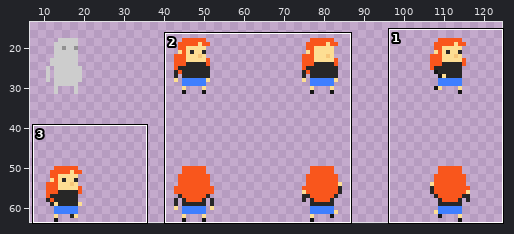
Sprite sheet -- src/sprites/veronica.png. The picture above shows the old version from afar; the outline marks the close-up.
Close-up. Before the edit:
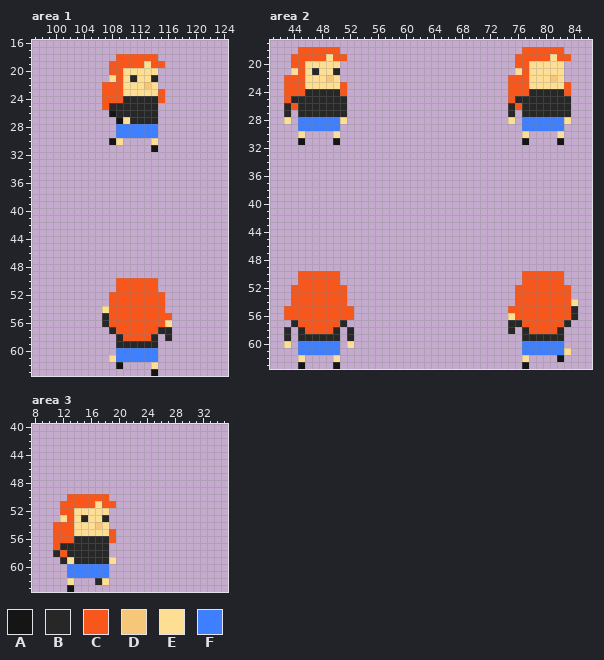
The file is 128x64 pixels. Shown: area 1: x 97..124, y 16..63; area 2: x 41..86, y 17..63; area 3: x 8..35, y 40..63. The wide view leaves out empty margins.
Palette (. is transparent): A #151515  B #272727  C #f9561c  D #f6c679  E #fdde93  F #3e7fff
After:
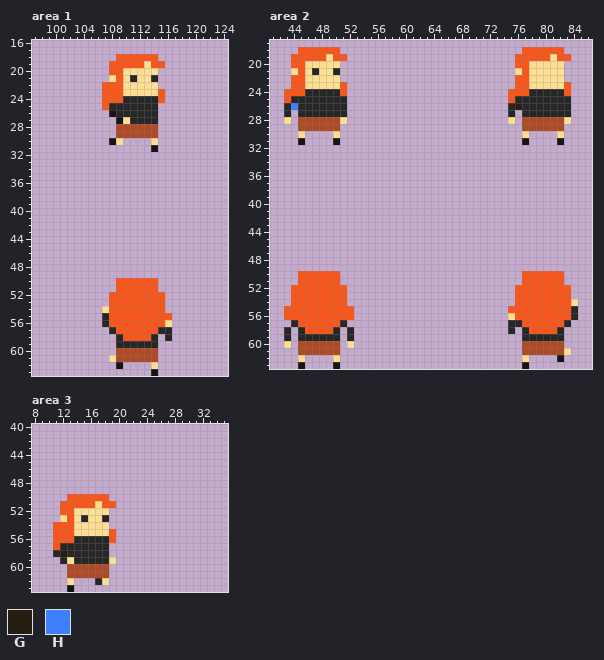
Colours new in this view: G #241f12  H #3e7fff
Changes in this commit:
@@ palette @@
-F #3e7fff
+F #ae4a26
--- area 1
@@ x 111..115 @@
 21 BEEB.
-22 EEDE.
+22 EEEE.
 23 EEEEC
--- area 2
@@ x 41..86 @@
 21 ...ECEBEEB.........................ECEEEEE....
-22 ..CCCEEEDE........................CCCEEEDE....
-23 ..CCCEEEEEC.......................CCCEEEEEC...
+22 ...CCEEEEE.........................CCEEEEE....
+23 ...CCEEEEEC........................CCEEEEEC...
 24 ..CCCBBBBBC.......................CCCBBBBBC...
 25 ..CBBBBBBBB.......................CBBBBBBBB...
-26 ..BCBBBBBBB.......................BCBBBBBBB...
+26 ..BHBBBBBBB.......................BGBBBBBBB...
 27 ..B.BBBBBBB.......................B.BBBBBBB...
--- area 3
@@ x 15..19 @@
 53 BEEB.
-54 EEDE.
+54 EEEE.
 55 EEEEC
@@ x 10..14 @@
 57 .CBBB
-58 .BCBB
+58 .BGBB
 59 ..BEB
